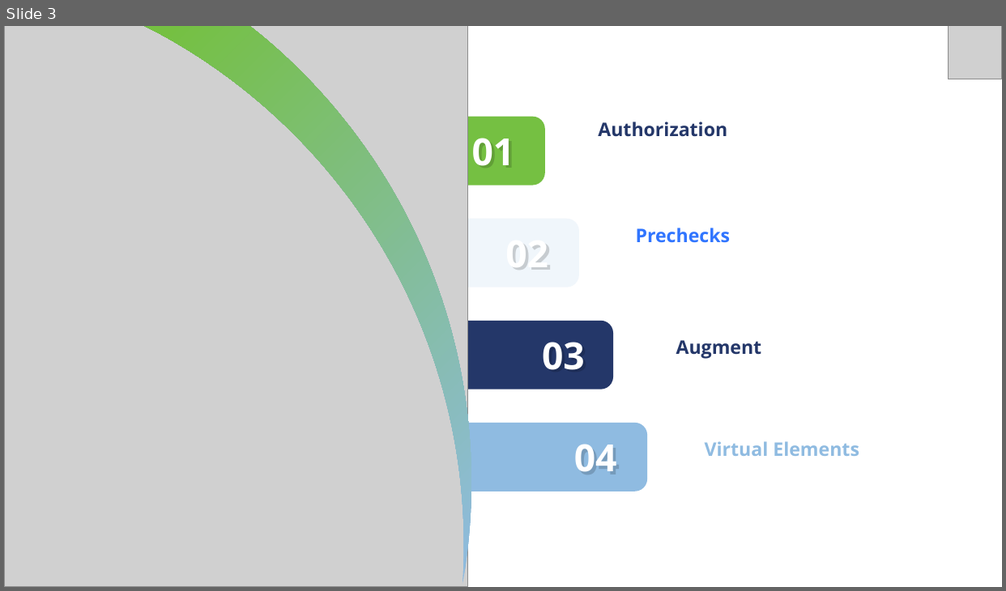
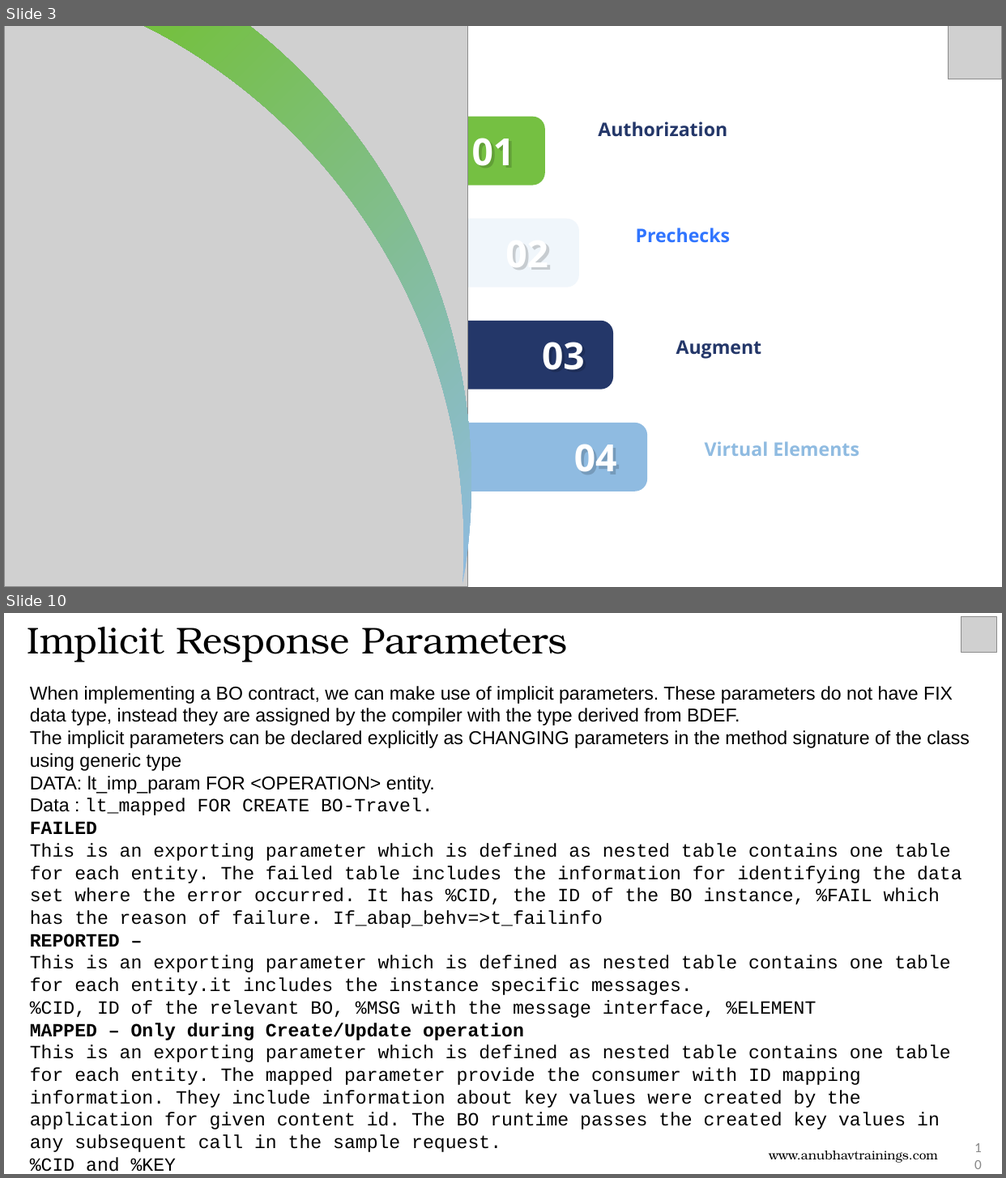
Before and after one commit to soyuztechnologies/CDS_AMDP_RAP_Training_60H, a slide deck: Day 11/DAY-11.pptx. Shown one above the other, each under a label of ours: slide 3 before the commit, slides 3 and 10 after it; the slides between them are not shown. The pictures are 1006x591 and 1006x1178 pixels, drawn with LibreOffice and Linux fonts; fonts in the diff are those of the drawing; grey boxes stand for pictures. Boxes give left, top, right and bottom in pixels: in the first picture for what was removed or moved away, otherwise in the second. Text is boxed around its words. In the diff, an @@ line names an element or a change of style, - is before the commit and + after.

Commit message:
Auto bot updater CDS_AMDP_RAP_Training_60H Course

```diff
--- a/Day 11/DAY-11.pptx
+++ b/Day 11/DAY-11.pptx
@@ slide 10 added at bbox=[4, 613, 1002, 1174], background #FFFFFF @@
@@ text added at bbox=[27, 627, 568, 662], 36 pt, text #000000 @@
+Implicit Response Parameters
@@ picture added at bbox=[961, 617, 997, 652] @@
@@ text added at bbox=[30, 686, 970, 1172], 18 pt, text #000000 @@
+When implementing a BO contract, we can make use of implicit parameters. These parameters do not have FIX data type, instead they are assigned by the compiler with the type derived from BDEF.
+The implicit parameters can be declared explicitly as CHANGING parameters in the method signature of the class using generic type
+DATA: lt_imp_param FOR <OPERATION> entity.
+Data : lt_mapped FOR CREATE BO-Travel.
+FAILED
+This is an exporting parameter which is defined as nested table contains one table for each entity. The failed table includes the information for identifying the data set where the error occurred. It has %CID, the ID of the BO instance, %FAIL which has the reason of failure. If_abap_behv=>t_failinfo
+REPORTED –
+This is an exporting parameter which is defined as nested table contains one table for each entity.it includes the instance specific messages.
+%CID, ID of the relevant BO, %MSG with the message interface, %ELEMENT
+MAPPED – Only during Create/Update operation
+This is an exporting parameter which is defined as nested table contains one table for each entity. The mapped parameter provide the consumer with ID mapping information. They include information about key values were created by the application for given content id. The BO runtime passes the created key values in any subsequent call in the sample request.
+%CID and %KEY
@@ page number added at bbox=[962, 1141, 989, 1171], 13.3 pt, text #888888 @@
+10
@@ text added at bbox=[769, 1151, 938, 1163], 12 pt, text #000000 @@
+www.anubhavtrainings.com
```
Also in this commit, not shown: 26 other slides added, 17 other files.
